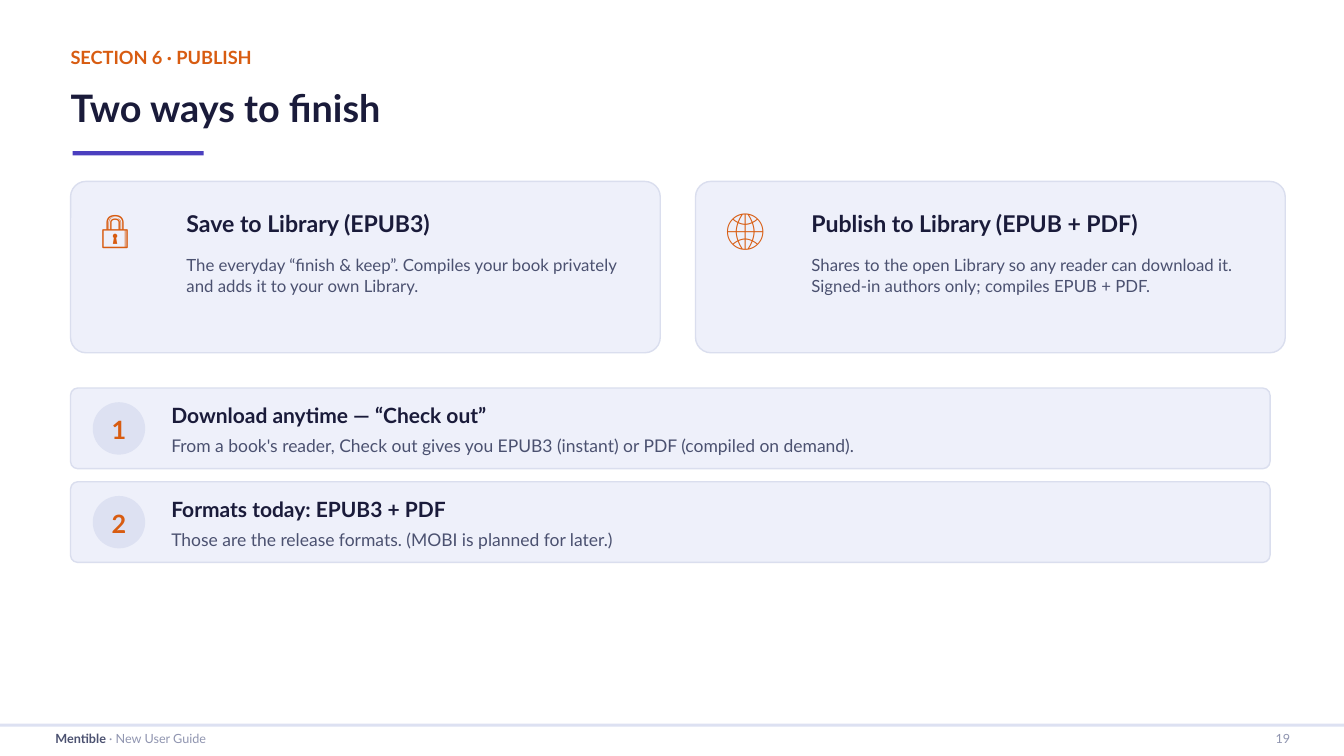
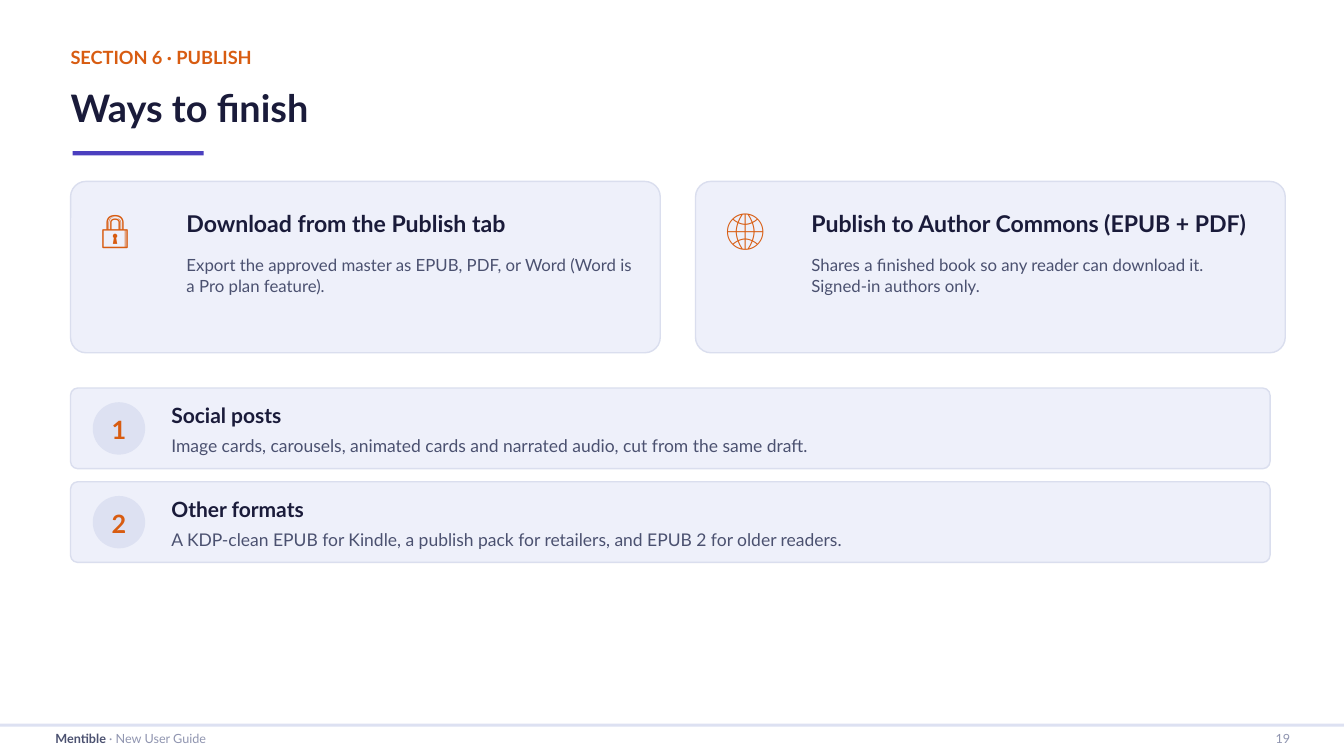
Before and after one commit to wegofwd2020-hub/Mentible, a slide deck: slide 19 of Mentible-New-User-Guide-Print.pptx. Drawn at 1344x756 pixels with LibreOffice and Linux fonts; fonts in the diff are those of the drawing. Boxes give left, top, right and bottom in pixels: in the first picture for what was removed or moved away, otherwise in the second. Text is boxed around its words. In the diff, an @@ line names an element or a change of style, - is before the commit and + after.

```diff
--- a/Mentible-New-User-Guide-Print.pptx
+++ b/Mentible-New-User-Guide-Print.pptx
@@ text at (x1=71, y1=94, x2=309, y2=129): text changed @@
-Two ways to finish
+Ways to finish
@@ text at (x1=186, y1=215, x2=505, y2=232): text changed @@
-Save to Library (EPUB3)
+Download from the Publish tab
@@ text at (x1=811, y1=214, x2=1246, y2=236): text changed @@
-Publish to Library (EPUB + PDF)
+Publish to Author Commons (EPUB + PDF)
@@ text at (x1=186, y1=258, x2=631, y2=295): text changed @@
-The everyday “finish & keep”. Compiles your book privately and adds it to your own Library.
+Export the approved master as EPUB, PDF, or Word (Word is a Pro plan feature).
@@ text at (x1=811, y1=258, x2=1203, y2=295): text changed @@
-Shares to the open Library so any reader can download it. Signed-in authors only; compiles EPUB + PDF.
+Shares a finished book so any reader can download it. Signed-in authors only.
@@ text at (x1=171, y1=407, x2=281, y2=427): text changed @@
-Download anytime — “Check out”
+Social posts
@@ text at (x1=171, y1=439, x2=808, y2=455): text changed @@
-From a book's reader, Check out gives you EPUB3 (instant) or PDF (compiled on demand).
+Image cards, carousels, animated cards and narrated audio, cut from the same draft.
@@ text at (x1=171, y1=501, x2=304, y2=517): text changed @@
-Formats today: EPUB3 + PDF
+Other formats
@@ text at (x1=171, y1=533, x2=842, y2=549): text changed @@
-Those are the release formats. (MOBI is planned for later.)
+A KDP-clean EPUB for Kindle, a publish pack for retailers, and EPUB 2 for older readers.
```
Also in this commit, not shown: 18 other slides changed, 1 other file.
